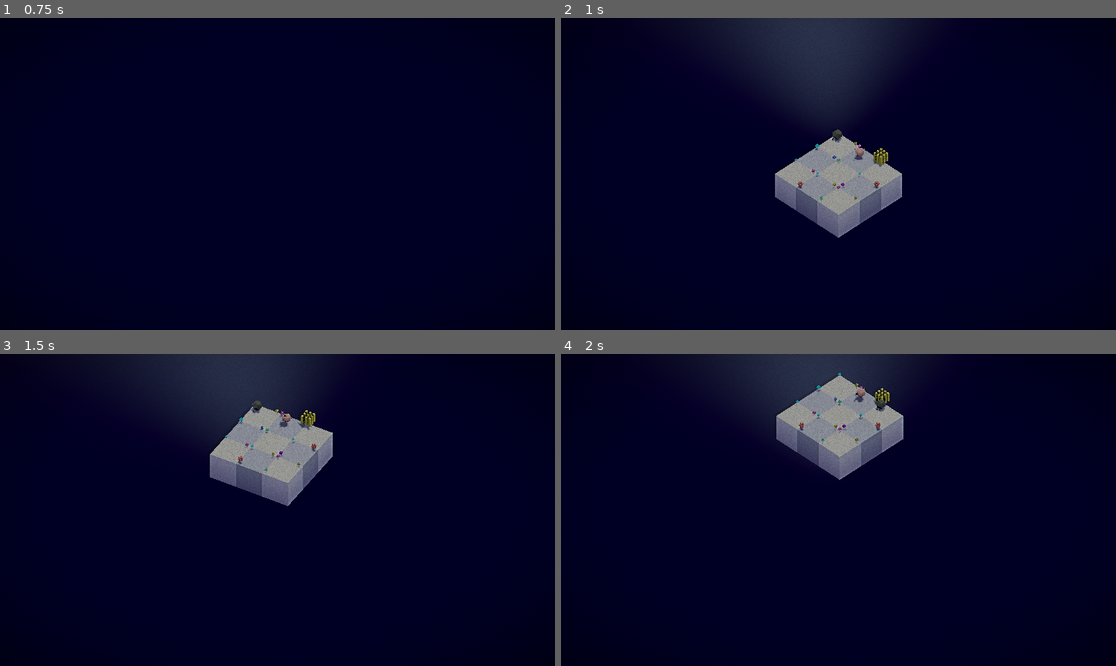
Above: before the commit, frames 1-4 (two rows, left to right).
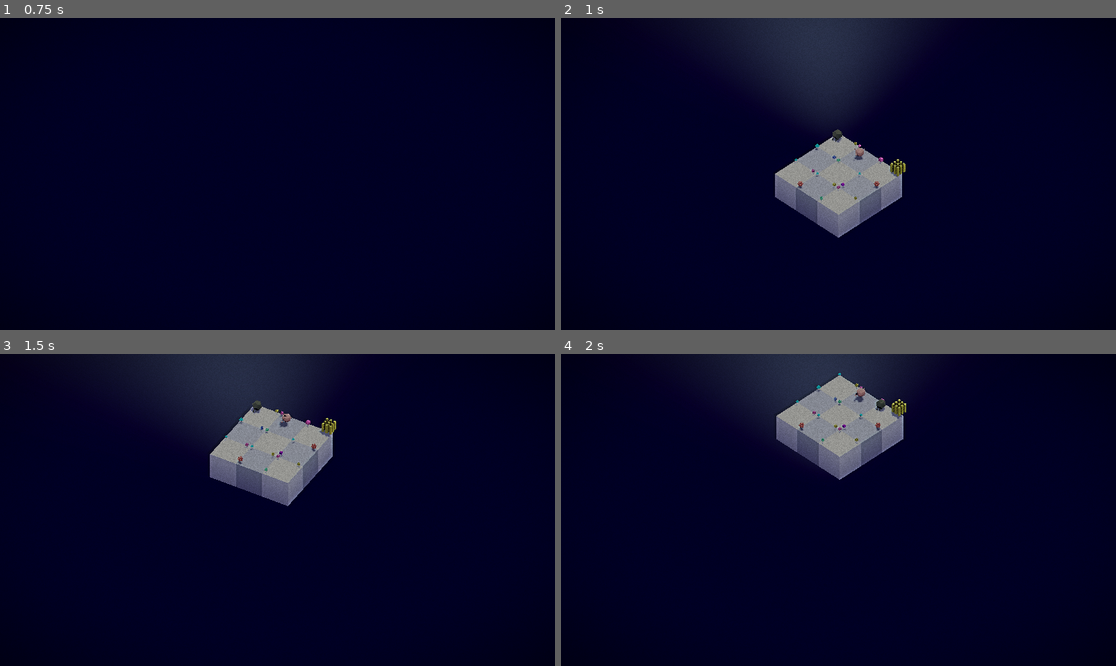
Above: after the commit, the same moments.

Repository: hugomgris/Zappy
Game: Godot game, scene res://scenes/main.tscn
Same seed, same stepped clock (60 frames per second), same inputs: the game is played once before the commit and once after it.
Inputs (mouse positions are in pixels of both pictures, inside the frame that each line leads up to):
- Up to frame 1 (0.75 s): tap Enter at 0.5 s; move the mouse to (399, 158) at 0.52 s; hold Right (ui_right) from 0.53 s (still down); hold Q from 0.53 s (still down); click (399, 158) at 0.67 s
- Up to frame 2 (1 s): keep holding Right (ui_right); keep holding Q
- Up to frame 3 (1.5 s): move the mouse to (166, 525) at 1.27 s; release Right (ui_right) at 1.28 s; release Q at 1.28 s; hold Down (ui_down) from 1.28 s (still down); tap E at 1.35 s
- Up to frame 4 (2 s): keep holding Down (ui_down)

Frame 1 is identical in both runs. In frame 2, 0.2% of the frame differs, in the area x 56-63%, y 41-52%; in frame 3, 0.2%, in the area x 53-61%, y 18-27%; in frame 4, 0.2%.

Commit message:
Prend is online

Diff:
--- a/zappy_godot/data/initial_data/game_3x3.json
+++ b/zappy_godot/data/initial_data/game_3x3.json
@@ -25,7 +25,7 @@
 			{
 			"x": 2, "y": 0,
 			"resources": {
-				"nourriture": 0, "linemate": 0, "deraumere": 0,
+				"nourriture": 0, "linemate": 2, "deraumere": 0,
 				"sibur": 10, "mendiane": 0, "phiras": 0, "thystame": 0
 			},
 			"players": [],
--- a/zappy_godot/project.godot
+++ b/zappy_godot/project.godot
@@ -21,6 +21,7 @@
 GameConfig="*res://scenes/scripts/GameConfig.gd"
 UI="*res://scenes/UI/UI.gd"
 WorldBuilder="*res://scenes/scripts/WorldBuilder.gd"
+CommandProcessor="*res://scenes/scripts/CommandProcessor.gd"
 
 [display]
 
--- a/zappy_godot/scenes/Main.gd
+++ b/zappy_godot/scenes/Main.gd
@@ -17,18 +17,13 @@
 @export var gap: float = 0.0
 
 var mock_server: MockServer
-var command_processor: CommandProcessor
 
 func _ready():
 	# Initialize MockServer and CommandProcessor but DON'T start yet
 	mock_server = MockServer.new()
-	command_processor = CommandProcessor.new()
 	add_child(mock_server)
-	add_child(command_processor)
 
-	mock_server.set_command_processor(command_processor)
-	command_processor.set_tile_size_and_gap(tile_size, gap)
-	# Remove this line: mock_server.initialize()
+	CommandProcessor.set_tile_size_and_gap(tile_size, gap)
 
 	# Initialize managers
 	_setup_managers()
@@ -40,16 +35,16 @@
 	_load_test_data()
 
 	# Debug signals
-	command_processor.command_processed.connect(_on_command_processed)
-	command_processor.command_failed.connect(_on_command_failed)
-	command_processor.player_orientation_change.connect(_on_player_orientation_changed)
+	CommandProcessor.command_processed.connect(_on_command_processed)
+	CommandProcessor.command_failed.connect(_on_command_failed)
+	CommandProcessor.player_orientation_change.connect(_on_player_orientation_changed)
 
 func _setup_managers():
 	"""Initialize all manager components"""
 	await world_manager.initialize(map_root, ui, tile_size, gap)
 
 	# Initialize player manager
-	player_manager.initialize(player_root, world_manager, egg_root, command_processor)
+	player_manager.initialize(player_root, world_manager, egg_root)
 
 	GameData.connect("game_state_updated", _on_game_state_loaded)
 
--- a/zappy_godot/scenes/player/PlayerManager.gd
+++ b/zappy_godot/scenes/player/PlayerManager.gd
@@ -6,7 +6,6 @@
 @onready var world_manager: Node3D
 @onready var egg_root: Node3D
 
-var command_processor: CommandProcessor
 var players = {}
 var eggs= {}
 
@@ -28,7 +27,7 @@
 	GameData.connect("player_updated", _on_player_updated)
 	GameData.connect("egg_updated", _on_egg_updated)
 
-func initialize(player_root_node: Node3D, world_manager_ref: Node3D, egg_root_node: Node3D, processor: CommandProcessor):
+func initialize(player_root_node: Node3D, world_manager_ref: Node3D, egg_root_node: Node3D):
 	"""Initialize the player manager with required node references"""
 	player_root = player_root_node
 	world_manager = world_manager_ref
@@ -38,12 +37,11 @@
 		world_manager.connect("world_ready", _on_world_ready)
 
 	# Connect to CommandProcessor's signals
-	command_processor = processor
 	_connect_processor_signals()
 
 func _connect_processor_signals():
-	command_processor.connect("player_orientation_change", _on_player_orientation_change)
-	command_processor.connect("player_position_change", _on_player_position_change)
+	CommandProcessor.connect("player_orientation_change", _on_player_orientation_change)
+	CommandProcessor.connect("player_position_change", _on_player_position_change)
 
 func _on_game_state_updated():
 	"""Update all players when game state changes"""
--- a/zappy_godot/scenes/resources/NouritureManager.gd
+++ b/zappy_godot/scenes/resources/NouritureManager.gd
@@ -9,6 +9,7 @@
 
 @onready var animation_player: AnimationPlayer = $AnimationPlayer
 
+var quantity: float
 var base_position: Vector3
 var time_elapsed: float = 0.0
 var animation_timer: float = 0.0
--- a/zappy_godot/scenes/resources/resourceManager.gd
+++ b/zappy_godot/scenes/resources/resourceManager.gd
@@ -9,6 +9,7 @@
 
 @onready var animation_player: AnimationPlayer = $AnimationPlayer
 
+var quantity: float
 var base_position: Vector3
 var time_elapsed: float = 0.0
 var animation_timer: float = 0.0
--- a/zappy_godot/scenes/resources/siburResource.tscn
+++ b/zappy_godot/scenes/resources/siburResource.tscn
@@ -10,13 +10,13 @@
 [node name="sibur" parent="." instance=ExtResource("1_c8oa4")]
 script = ExtResource("2_n6yxt")
 
+[node name="AnimationPlayer" parent="sibur" index="9"]
+autoplay = "sibur"
+
 [node name="Area3D" type="Area3D" parent="sibur"]
 
 [node name="CollisionShape3D" type="CollisionShape3D" parent="sibur/Area3D"]
 transform = Transform3D(1, 0, 0, 0, 1, 0, 0, 0, 1, 0, 0.5080261, 0)
 shape = SubResource("BoxShape3D_n6yxt")
 
-[node name="AnimationPlayer" parent="sibur" index="10"]
-autoplay = "sibur"
-
 [editable path="sibur"]
--- a/zappy_godot/scenes/scripts/CommandProcessor.gd
+++ b/zappy_godot/scenes/scripts/CommandProcessor.gd
@@ -1,4 +1,4 @@
-class_name CommandProcessor
+#class_name CommandProcessor
 extends Node
 
 signal command_processed(command_type: String, player_id: int)
@@ -78,6 +78,10 @@
 			handle_prende(player_id, json_data.get("object", ""))
 		"pose":
 			handle_pose(player_id, json_data.get("object", ""))
+		"incantation":
+			handle_incantation(player_id)
+		"fork":
+			handle_fork(player_id)
 		_:
 			command_failed.emit(command_type, "Unknown command type")
 
@@ -125,20 +129,19 @@
 		command_failed.emit("prend " + object, player_id)
 		return
 
-	if not player_data.inventory.has(object):
-		print("Invalid object: ", object)
-		command_failed.emit("prend " + object, player_id)
+	var current_tile = GameData.tiles[player_data.position]
+	var current_tile_resources = current_tile.resources
 
+	if not current_tile_resources[object] > 0.0:
+		command_failed.emit("prend", "tile does not contain target object")
+		return
 	else:
-		var current_tile = GameData.tiles[player_data.position]
-		var current_tile_resources = current_tile.resources
-		if current_tile_resources.has(object):
-			# Transfer object from tile resources to player inventory
-			current_tile.resources[object] -= 1
-			player_data.inventory[object] += 1
+		# Transfer object from tile resources to player inventory
+		current_tile.resources[object] -= 1
+		player_data.inventory[object] += 1
 
-			# Emit signal for object visual transformation
-			object_amount_change.emit(player_data.position, object)
+		# Emit signal for object visual transformation
+		object_amount_change.emit(player_data.position, object)
 
 
 	print(player_data.inventory)
@@ -146,3 +149,9 @@
 
 func handle_pose(player_id: int, object: String) -> void:
 	pass
+
+func handle_incantation(player_id: int) -> void:
+	pass
+
+func handle_fork(player_id: int) -> void:
+	pass
--- a/zappy_godot/scenes/scripts/MockServer.gd
+++ b/zappy_godot/scenes/scripts/MockServer.gd
@@ -6,7 +6,6 @@
 var command_files: Array[String] = []
 var current_command_index: int = 0
 var command_timer: Timer
-var command_processor: CommandProcessor
 
 @export var commands_folder_path: String = "res://data/commands/"
 @export var command_interval: float = 0.5 # seconds
@@ -61,8 +60,7 @@
 		command_sent.emit(json_data)
 
 		# Send to CommandProcessor
-		if command_processor:
-			command_processor.process_command(json_data)
+		CommandProcessor.process_command(json_data)
 
 		current_command_index += 1
 
@@ -83,6 +81,3 @@
 	else:
 		print("Failed to open file: ", file_path)
 		return {}
-
-func set_command_processor(processor: CommandProcessor):
-	command_processor = processor
--- a/zappy_godot/scenes/scripts/WorldManager.gd
+++ b/zappy_godot/scenes/scripts/WorldManager.gd
@@ -146,6 +146,7 @@
 	if not tile_data:
 		return
 
+	tile_scene.initialize_tile_position(x, y)
 	tile_scene.setup_tile_hover_signals(tile_data, ui_reference, x, y)
 
 	_apply_checkerboard_pattern(tile_scene, x, y)
@@ -229,4 +230,6 @@
 		var scale_factor = 0.5 + (quantity - 1) * 0.2
 		resource_scene.scale = Vector3(scale_factor, scale_factor, scale_factor)
 
+		resource_scene.get_child(0).quantity = quantity
+
 		place_resource_in_tile(tile_scene, resource_scene, scale_factor)
--- a/zappy_godot/scenes/tile/TileManager.gd
+++ b/zappy_godot/scenes/tile/TileManager.gd
@@ -14,6 +14,7 @@
 @onready var marker_3d_pl_bl: Marker3D = %Marker3D_PL_BL
 @onready var marker_3d_pl_br: Marker3D = %Marker3D_PL_BR
 
+var tile_position: Vector2i
 var resource_positions: Array[Marker3D]
 var player_positions: Array[Marker3D]
 
@@ -35,7 +36,7 @@
 var hovered_tile_y: int
 
 func _ready() -> void:
-	#CommandProcessor.connect("object_amount_change", _on_object_amount_change)
+	CommandProcessor.connect("object_amount_change", _on_object_amount_change)
 	setup_resource_grid()
 
 	resource_positions = [
@@ -56,6 +57,8 @@
 		marker_3d_pl_br,
 	]
 
+func initialize_tile_position(x: int, y: int):
+	tile_position = Vector2i(x, y)
 
 func setup_resource_grid():
 	for i in range(4):
@@ -153,5 +156,27 @@
 	print("Warning: Invalid position index: ", position_index)
 	return Vector3.ZERO
 
-func _on_object_amount_change():
-	pass
+func _on_object_amount_change(position: Vector2i, object: String):
+	if tile_position == position:
+		_handle_resource_change(object)
+
+func _handle_resource_change(object: String):
+	var target_child_name = object + "_resource"
+
+	for i in range(resource_positions.size()):
+		var marker = resource_positions[i]
+
+		for child in marker.get_children():
+			if child.name == target_child_name:
+				print("Found ", target_child_name, " at position ", i)
+				var object_quantity = child.get_child(0).quantity
+
+				if object_quantity == 1.0:
+					child.queue_free()
+					free_resource_position(i)
+				else:
+					child.get_child(0).quantity -= 1.0
+
+					var scale_factor = 0.5 + (child.get_child(0).quantity - 1) * 0.2
+					child.scale = Vector3(scale_factor, scale_factor, scale_factor)
+				return
